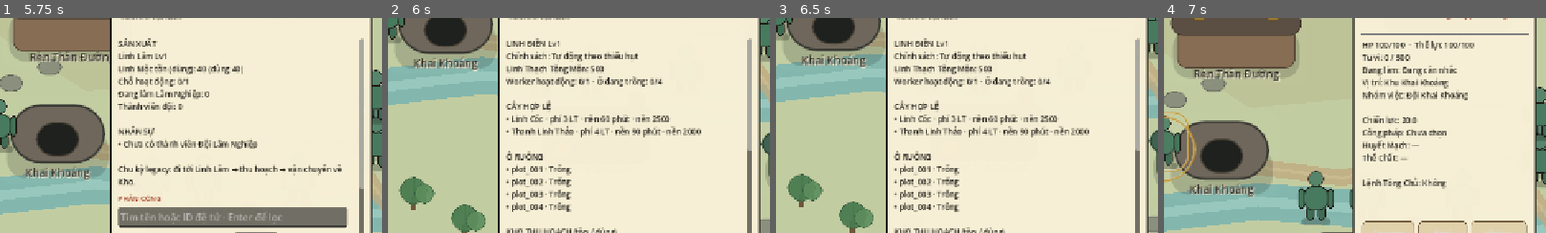
Above: before the commit, frames 1-4 (left to right).
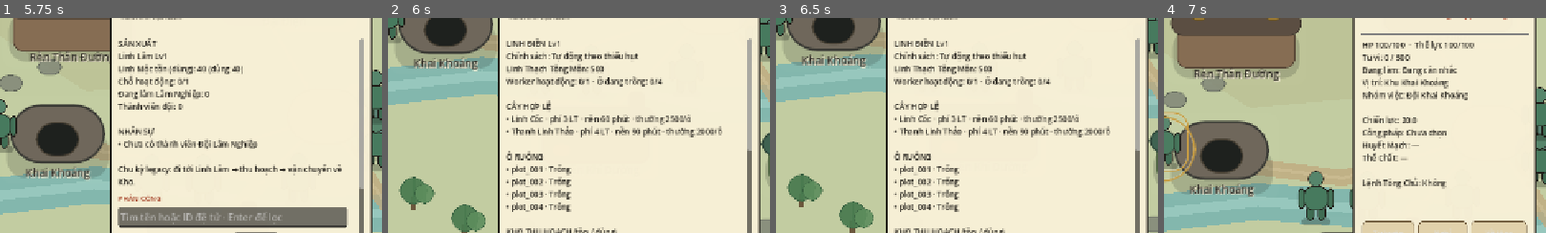
Above: after the commit, the same moments.

Repository: vuanhtuan161094-byte/TongMonBaDao
Game: Godot game, scene res://scenes/p3/p3_2_landscape_sect.tscn
Two runs of this game, one before a commit and one after it. Both use one fixed random seed, a clock stepped at 60 frames per second and the inputs below.
Inputs (mouse positions are % of the whole screen's width and height, from its top left):
- Up to frame 1 (5.75 s): click (50, 23) at 0.5 s; click (92, 46) at 1.25 s; click (34, 50) at 2 s; click (77, 100) at 2.75 s; click (58, 75) at 3.5 s; click (80, 68) at 4.27 s; type "12" at 4.35 s; click (39, 50) at 5 s
- Up to frame 2 (6 s): click (39, 75) at 5.75 s
- Up to frame 3 (6.5 s): no input
- Up to frame 4 (7 s): click (50, 18) at 6.52 s
The pictures show only the part of the screen within x 50-100%, y 19-69%; the shares and areas given below are measured in that part.

Frame 1 is identical in both runs. In frame 2, 0.7% of the frame differs, in the area x 64-88%, y 44-56%; in frame 3, 0.7%; in frame 4, nothing differs.

Commit message:
feat(ui): display current Forest and Field yields with stock status

Diff:
--- a/godot/src/presentation/p3_2_landscape_sect.gd
+++ b/godot/src/presentation/p3_2_landscape_sect.gd
@@ -1928,11 +1928,13 @@
         lines.append("• Còn %d người; dùng tìm kiếm bên dưới." % [members.size()-5])
     var production_note := "Chu kỳ legacy: đi tới Linh Lâm → thu hoạch → vận chuyển về Kho."
     if state.sect.economy_a_enabled and forest != null:
-        production_note = "Timer V2: nền %d Linh Mộc / %d phút · sản lượng Lv%d: %d/mẻ." % [
-            production_plan_registry.base_yield(ProductionPlanRegistry.PLAN_FOREST_LINH_MOC_T1),
+        var forest_batch := production_plan_registry.scaled_yield(ProductionPlanRegistry.PLAN_FOREST_LINH_MOC_T1,forest.level)
+        var forest_stock := WarehouseSystem.new().quantity(state,&"linh_moc")
+        production_note = "Timer V2: %d Linh Mộc/mẻ · nền %d phút · kho %d/%d%s." % [
+            forest_batch,
             production_plan_registry.base_cycle_ticks(ProductionPlanRegistry.PLAN_FOREST_LINH_MOC_T1),
-            forest.level,
-            production_plan_registry.scaled_yield(ProductionPlanRegistry.PLAN_FOREST_LINH_MOC_T1, forest.level)
+            forest_stock,forest_batch*10,
+            " · tạm dừng" if forest_stock >= forest_batch*10 else ""
         ]
 
     return (
@@ -2115,11 +2117,13 @@
 
     var crop_lines: Array[String] = []
     for crop_id in spirit_crop_registry.eligible_crop_ids(field.level):
-        crop_lines.append("• %s · phí %d LT · nền %d phút · nền %d" % [
+        var crop_plan := spirit_crop_registry.production_plan_id(crop_id)
+        var actual_yield := production_plan_registry.scaled_yield(crop_plan,field.level)
+        crop_lines.append("• %s · phí %d LT · nền %d phút · thường %d/ô" % [
             spirit_crop_registry.display_name(crop_id),
             spirit_crop_registry.cost(crop_id),
             spirit_crop_registry.base_cycle_ticks(crop_id),
-            spirit_crop_registry.base_yield(crop_id)
+            actual_yield
         ])
 
     return (
